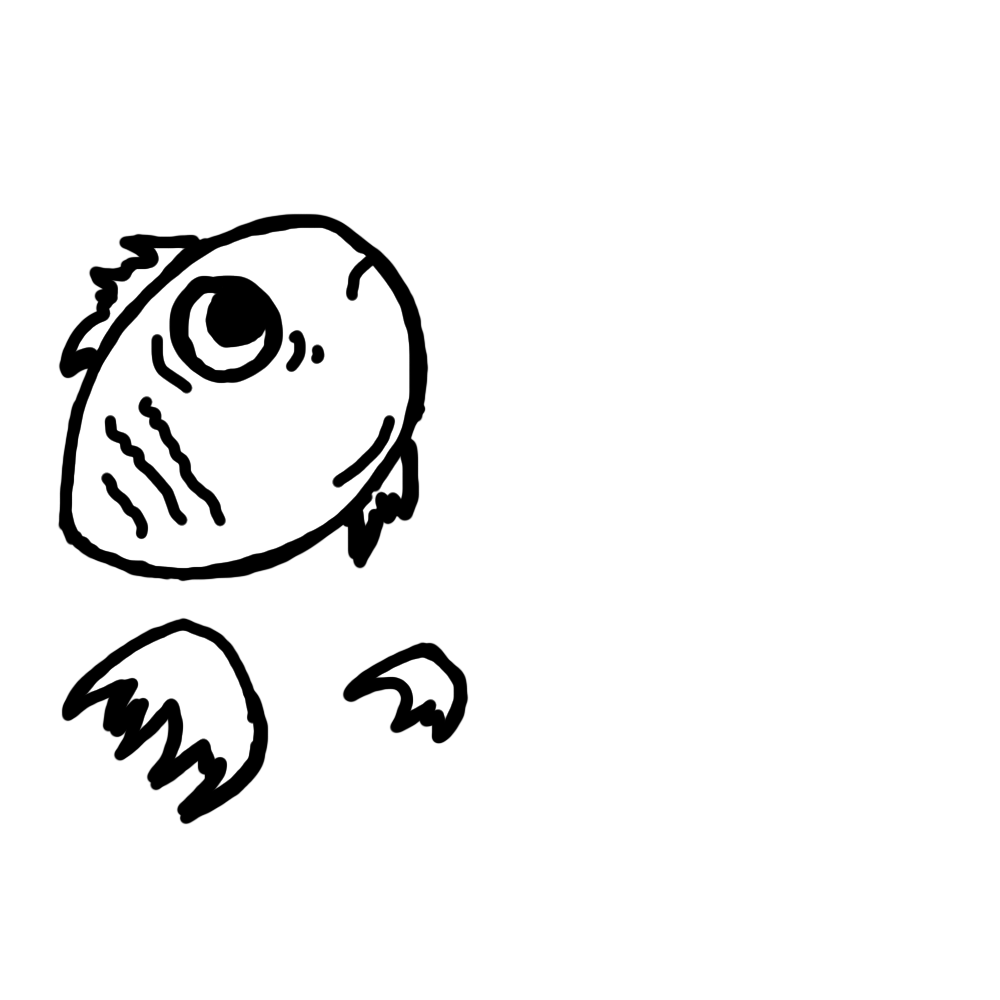
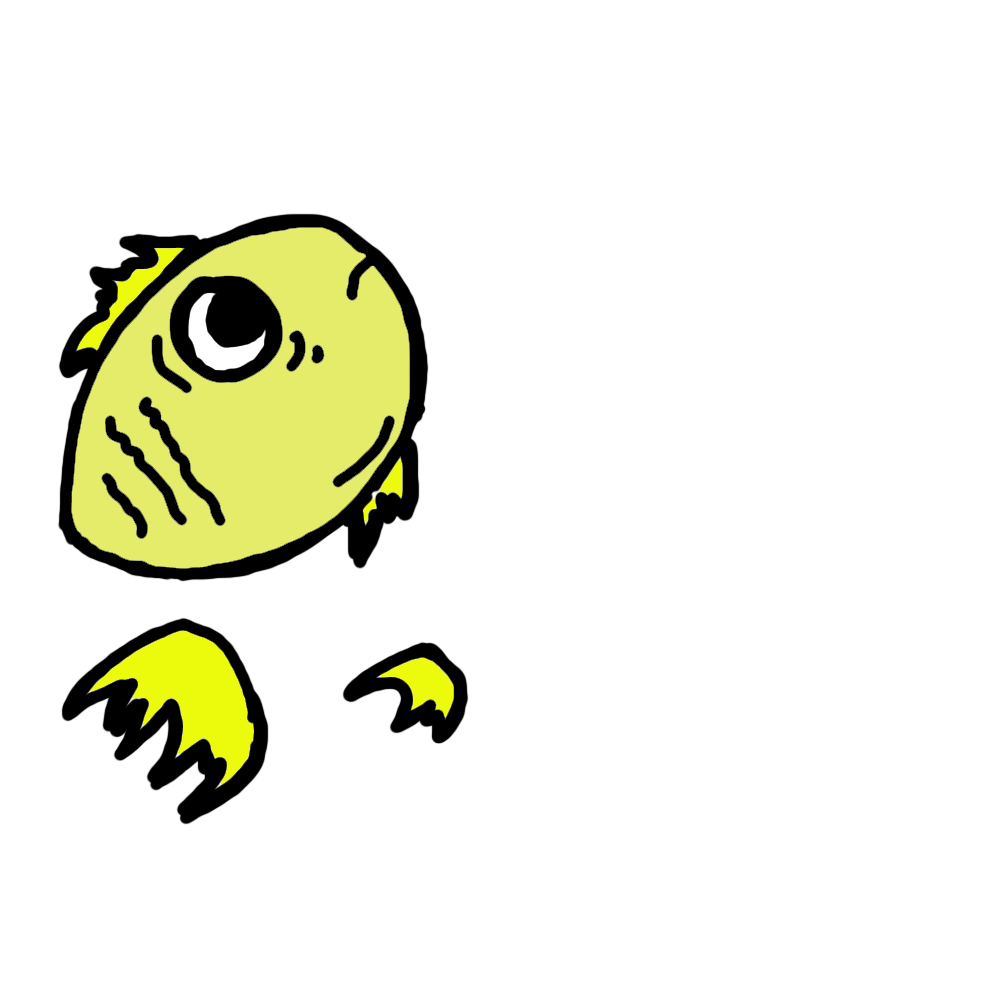
Layered file, before and after one edit (1000x1000). Changes by layer:
painted on "Fin" over [380, 657, 454, 717]
painted on "Tail" over [90, 630, 254, 785]
painted on "Body" over [71, 227, 410, 569]
